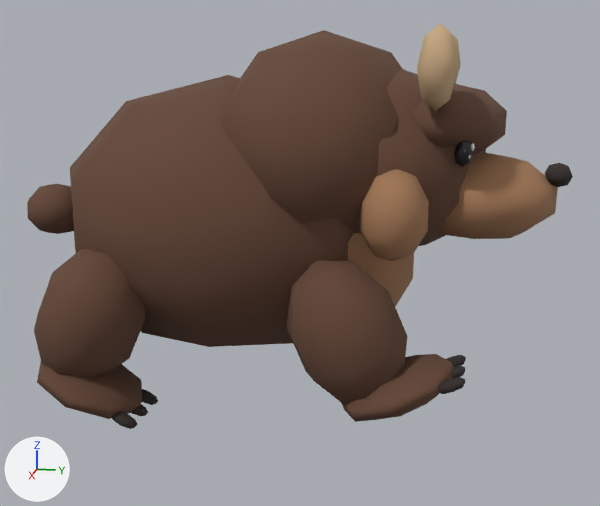
Before and after pictures for a commit that changed the glTF model public/models/bear-low.glb.
The view is the same before and after, from a 50 mm camera at (5.93, 1.56, 2.59) aimed at (0.01, 0.38, 1.11). Lighting does not change. The marker at lower left points along +X, +Y and +Z. The older version comes first. Both versions are drawn at frame 14 of the action 'run'; the numbers are the values there.

The first picture shows 'Body', 'Chest', 'Ear-1', 'LegBRUpper', 'LegFRClaw0', 'LegFRUpper', 'Skull', 'Snout', 'TailFur' and 3 more.
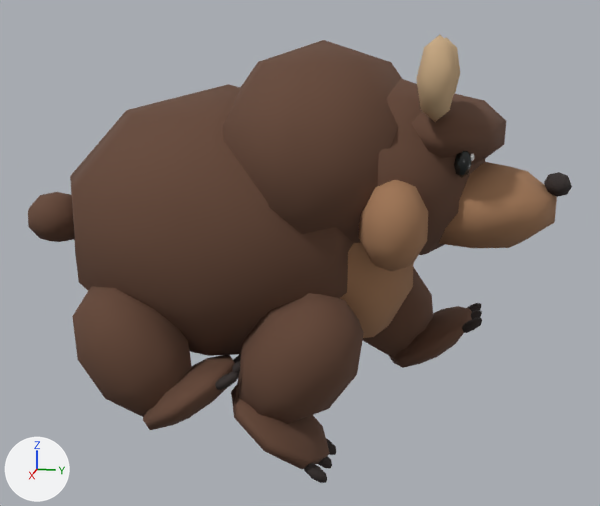
ob_visual is not drawn itself; it is the parent of ob_head, ob_legfl, ob_legbl, ob_legfr, ob_legbr, ob_tail, ob_body, ob_chest.
ob_legfl is not drawn itself; it is the parent of ob_legflupper, ob_legflclaw0.
ob_legfr is not drawn itself; it is the parent of ob_legfrupper, ob_legfrclaw0.
ob_legbr is not drawn itself; it is the parent of ob_legbrupper, ob_legbrclaw0.

Changed parts and their boxes [x1, y1, x2, y2] in the pictures (600 x 506 px):
'Body', moved: before [70, 30, 402, 347]; after [70, 40, 402, 356]
'LegFRUpper', moved, turned: before [287, 260, 453, 422]; after [231, 293, 364, 469]
'LegBRUpper', moved, turned: before [34, 249, 145, 419]; after [72, 286, 235, 430]
'Skull', moved: before [378, 69, 507, 246]; after [378, 79, 506, 255]
'Chest', moved: before [348, 169, 429, 307]; after [340, 180, 428, 338]
'Snout', moved: before [439, 153, 558, 239]; after [439, 162, 557, 248]
'LegFLUpper', moved, turned (not visible before): after [362, 267, 472, 368]
'Ear-1', moved: before [417, 23, 461, 111]; after [416, 35, 460, 122]
'TailFur', moved: before [27, 183, 74, 234]; after [28, 192, 74, 242]
'LegFRClaw0', moved, turned: before [439, 355, 466, 394]; after [304, 438, 336, 483]
'LegBRClaw0', moved, turned: before [112, 389, 158, 429]; after [215, 354, 241, 390]
'Nose', moved: before [545, 163, 573, 187]; after [544, 172, 572, 197]
'EyeL', moved: before [455, 141, 472, 167]; after [454, 151, 471, 178]
'LegFLClaw0', moved, turned (not visible before): after [462, 303, 482, 333]
'Glint-1', moved: before [471, 143, 475, 151]; after [470, 153, 474, 162]

The change, as a diff of the scene's bpy script:
```diff
--- a/public/models/bear-low.glb.py
+++ b/public/models/bear-low.glb.py
@@ ob_visual @@
 ob_visual.parent = ob_bear
-ob_visual.location = (0.0, 0.0, 0.0733)
+ob_visual.location = (0.0, 0.0, 0.0308)
@@ ob_legfl @@
 ob_legfl.location = (-0.48, 0.47, 0.58)
-ob_legfl.rotation_euler = (-0.414, 0.0, 0.0)  # degrees (-24, 0, 0)
+ob_legfl.rotation_euler = (0.601, 0.0, 0.0)  # degrees (34, 0, 0)
@@ ob_legfr @@
 ob_legfr.parent = ob_visual
-ob_legfr.location = (0.48, 0.47, 0.58)
-ob_legfr.rotation_euler = (0.414, 0.0, 0.0)  # degrees (24, 0, 0)
+ob_legfr.location = (0.48, 0.432, 0.47)
+ob_legfr.rotation_euler = (-0.622, 0.0, 0.0)  # degrees (-36, 0, 0)
@@ ob_legbr @@
 ob_legbr.parent = ob_visual
-ob_legbr.location = (0.48, -0.56, 0.58)
-ob_legbr.rotation_euler = (-0.414, 0.0, 0.0)  # degrees (-24, 0, 0)
+ob_legbr.location = (0.48, -0.523, 0.465)
+ob_legbr.rotation_euler = (0.601, 0.0, 0.0)  # degrees (34, 0, 0)
```
